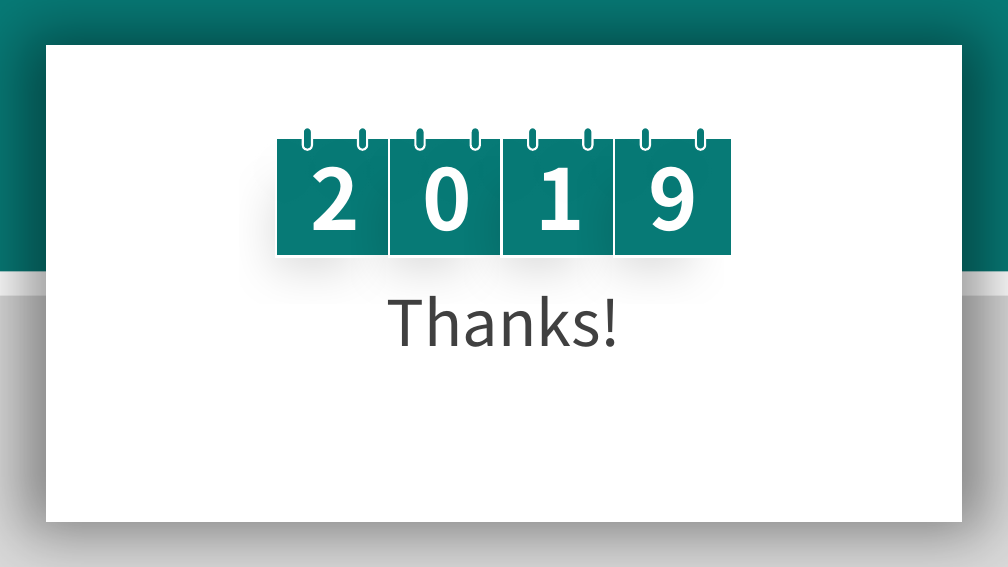
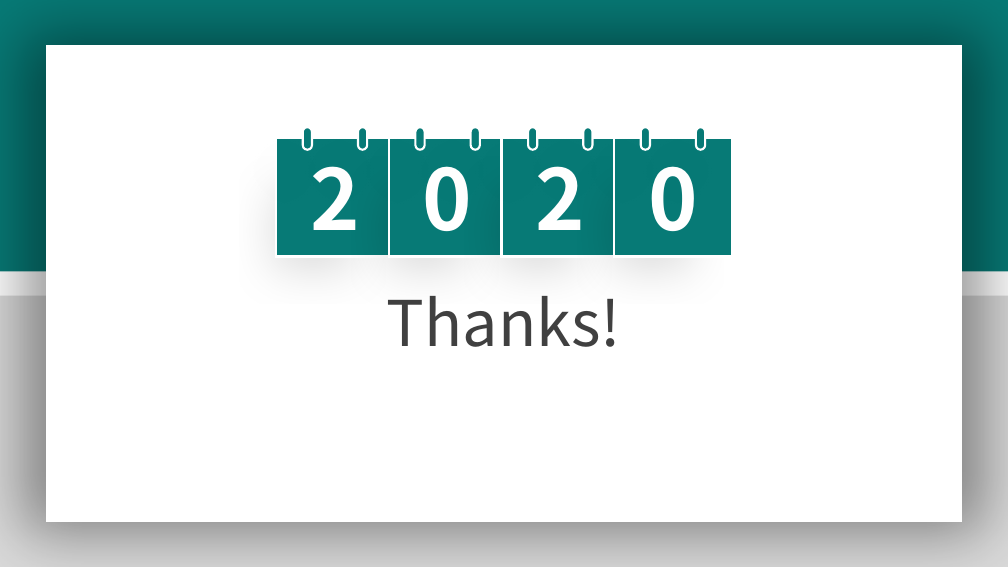
Before and after one commit to wellsmitch/accountpassword, a slide deck: slide 19 of 宋玉彬-年终述职报告-最终 - 副本.pptx (slide 18 before the commit). Drawn at 1008x567 pixels with LibreOffice and Linux fonts; fonts in the diff are those of the drawing. Boxes give left, top, right and bottom in pixels: in the first picture for what was removed or moved away, otherwise in the second. Text is boxed around its words. In the diff, an @@ line names an element or a change of style, - is before the commit and + after.

```diff
--- a/宋玉彬-年终述职报告-最终 - 副本.pptx
+++ b/宋玉彬-年终述职报告-最终 - 副本.pptx
@@ text at (536, 145, 586, 230): text changed @@
-1
+2
@@ text at (648, 145, 698, 231): text changed @@
-9
+0
```
Also in this commit, not shown: 13 other slides changed, 3 slides added, 2 slides removed, 2 other files.
